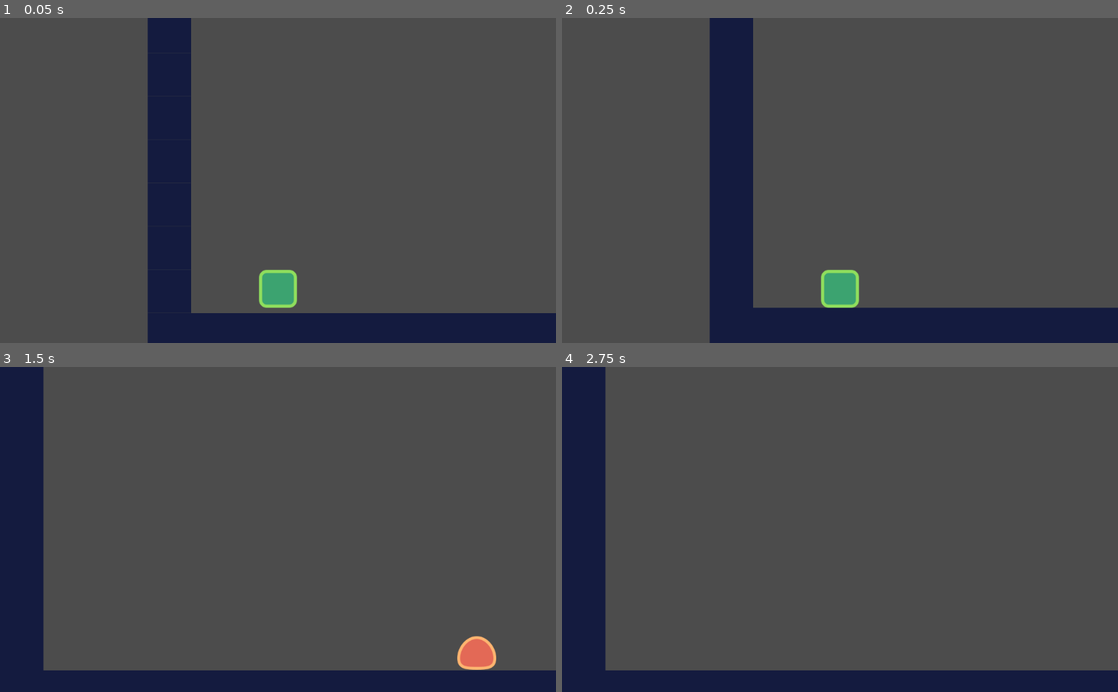
Above: before the commit, frames 1-4 (two rows, left to right).
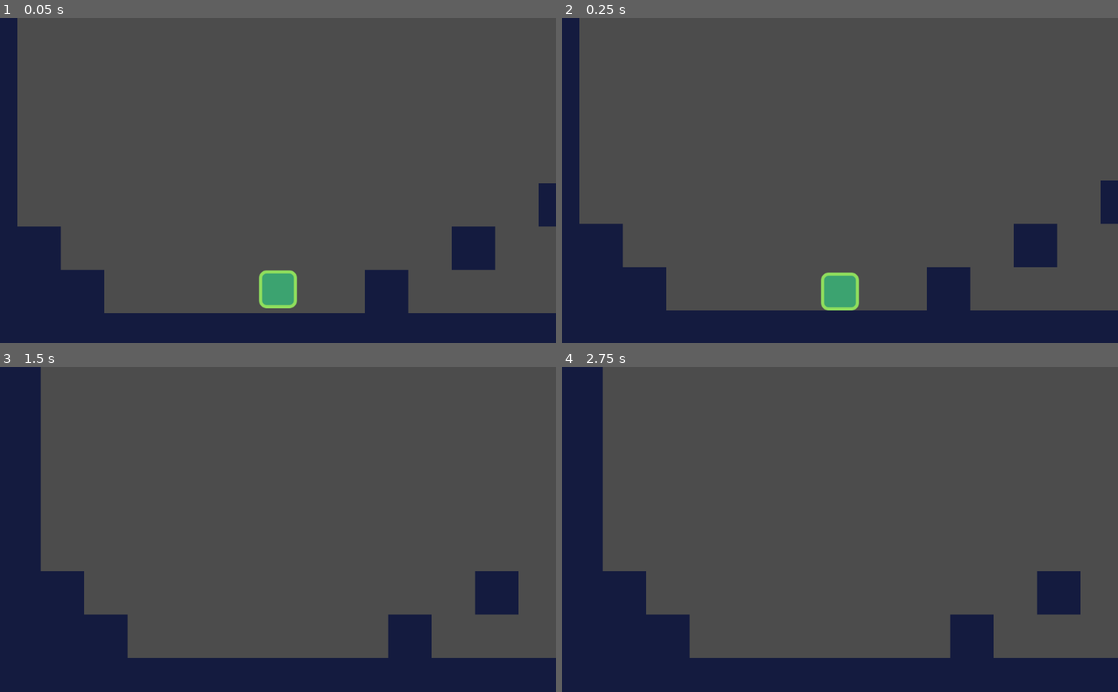
Above: after the commit, the same moments.

Repository: Azzamubaidillah/Platformer-game
Game: Godot game, scene res://src/levels/LevelTemplate.tscn
The game is run twice, just before and just after one commit, with the same random seed, the same clock (stepped at 60 frames per second) and the same inputs. The project has no main scene, so this scene is started directly.
Inputs:
- Up to frame 1 (0.05 s): no input
- Up to frame 2 (0.25 s): no input
- Up to frame 3 (1.5 s): tap Enter at 0.5 s; hold D (move_right) from 0.53 s (still down); tap W (jump) at 0.77 s
- Up to frame 4 (2.75 s): tap W (jump) at 1.52 s; release D (move_right) at 2.03 s; hold A (move_left) from 2.03 s (still down)

The runs differ from the first frame. In frame 1, 18% of the frame differs, in the area x 0-100%, y 0-100%; in frame 2, 19%; in frame 3, 9.4%; in frame 4, 9.0%.

Commit message:
camera adjust

Diff:
--- a/platformer/src/actors/player.tscn
+++ b/platformer/src/actors/player.tscn
@@ -10,7 +10,7 @@
 extents = Vector2( 34, 33 )
 
 [node name="player" type="KinematicBody2D"]
-position = Vector2( 223, 233 )
+position = Vector2( 16, 28 )
 collision_mask = 8
 script = ExtResource( 2 )
 speed = Vector2( 800, 1400 )
@@ -27,6 +27,14 @@
 [node name="Camera2D" type="Camera2D" parent="."]
 position = Vector2( -16, -264 )
 current = true
+limit_left = 0
+limit_top = 0
+limit_smoothed = true
+drag_margin_h_enabled = true
+drag_margin_v_enabled = true
+smoothing_enabled = true
+drag_margin_left = 0.0
+drag_margin_right = 0.0
 
 [node name="EnemyDetector" type="Area2D" parent="."]
 monitorable = false
--- a/platformer/src/levels/LevelTemplate.tscn
+++ b/platformer/src/levels/LevelTemplate.tscn
@@ -12,7 +12,7 @@
 0/texture = ExtResource( 1 )
 0/tex_offset = Vector2( 0, 0 )
 0/modulate = Color( 1, 1, 1, 1 )
-0/region = Rect2( 0, 0, 80, 80 )
+0/region = Rect2( -2, -6, 39, 54 )
 0/tile_mode = 1
 0/autotile/bitmask_mode = 0
 0/autotile/bitmask_flags = [  ]
@@ -27,27 +27,31 @@
 0/navigation_offset = Vector2( 0, 0 )
 0/shape_offset = Vector2( 0, 0 )
 0/shape_transform = Transform2D( 1, 0, 0, 1, 0, 0 )
-0/shape = SubResource( 1 )
+0/shape = SubResource( 3 )
 0/shape_one_way = false
 0/shape_one_way_margin = 1.0
 0/shapes = [ {
 "autotile_coord": Vector2( 0, 0 ),
 "one_way": false,
 "one_way_margin": 1.0,
-"shape": SubResource( 1 ),
+"shape": SubResource( 3 ),
 "shape_transform": Transform2D( 1, 0, 0, 1, 0, 0 )
 } ]
 0/z_index = 0
 
 [node name="LevelTemplate" type="Node2D"]
+position = Vector2( 15, -23 )
 
 [node name="TileMap" type="TileMap" parent="."]
+position = Vector2( 300, 0 )
 tile_set = SubResource( 2 )
 cell_size = Vector2( 80, 80 )
+cell_quadrant_size = 8
+cell_custom_transform = Transform2D( 32, 0, 0, 32, 0, 0 )
 collision_layer = 8
 collision_mask = 0
 format = 1
-tile_data = PoolIntArray( 0, 0, 0, 18, 0, 0, 65536, 0, 0, 65554, 0, 0, 131072, 0, 0, 131090, 0, 0, 196608, 0, 0, 196626, 0, 0, 262144, 0, 0, 262162, 0, 0, 327680, 0, 0, 327698, 0, 0, 393216, 0, 0, 393234, 0, 0, 458752, 0, 0, 458753, 0, 0, 458754, 0, 0, 458755, 0, 0, 458756, 0, 0, 458757, 0, 0, 458758, 0, 0, 458759, 0, 0, 458760, 0, 0, 458761, 0, 0, 458762, 0, 0, 458763, 0, 0, 458764, 0, 0, 458765, 0, 0, 458766, 0, 0, 458767, 0, 0, 458768, 0, 0, 458769, 0, 0, 458770, 0, 0 )
+tile_data = PoolIntArray( 65532, 0, 0, 22, 0, 0, 131068, 0, 0, 65558, 0, 0, 196604, 0, 0, 131094, 0, 0, 262140, 0, 0, 196630, 0, 0, 327676, 0, 0, 262153, 0, 0, 262166, 0, 0, 393212, 0, 0, 393213, 0, 0, 327687, 0, 0, 327702, 0, 0, 458748, 0, 0, 458749, 0, 0, 458750, 0, 0, 393221, 0, 0, 393238, 0, 0, 524284, 0, 0, 524285, 0, 0, 524286, 0, 0, 524287, 0, 0, 458752, 0, 0, 458753, 0, 0, 458754, 0, 0, 458755, 0, 0, 458756, 0, 0, 458757, 0, 0, 458758, 0, 0, 458759, 0, 0, 458760, 0, 0, 458761, 0, 0, 458762, 0, 0, 458763, 0, 0, 458764, 0, 0, 458765, 0, 0, 458766, 0, 0, 458767, 0, 0, 458768, 0, 0, 458769, 0, 0, 458770, 0, 0, 458771, 0, 0, 458772, 0, 0, 458773, 0, 0, 458774, 0, 0 )
 
 [node name="player" parent="TileMap" instance=ExtResource( 2 )]
 position = Vector2( 256, 576 )
Not shown: 1 places in platformer/src/levels/LevelTemplate.tscn that only renumber resources
